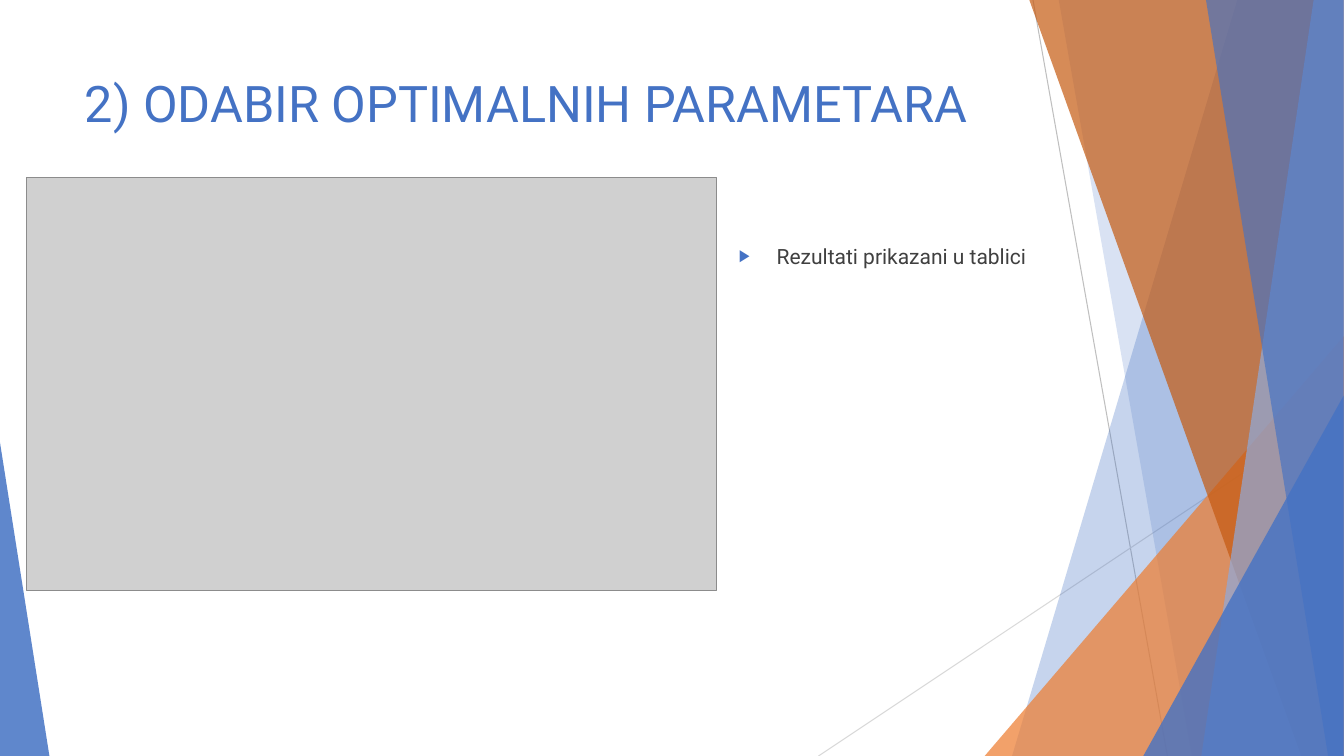
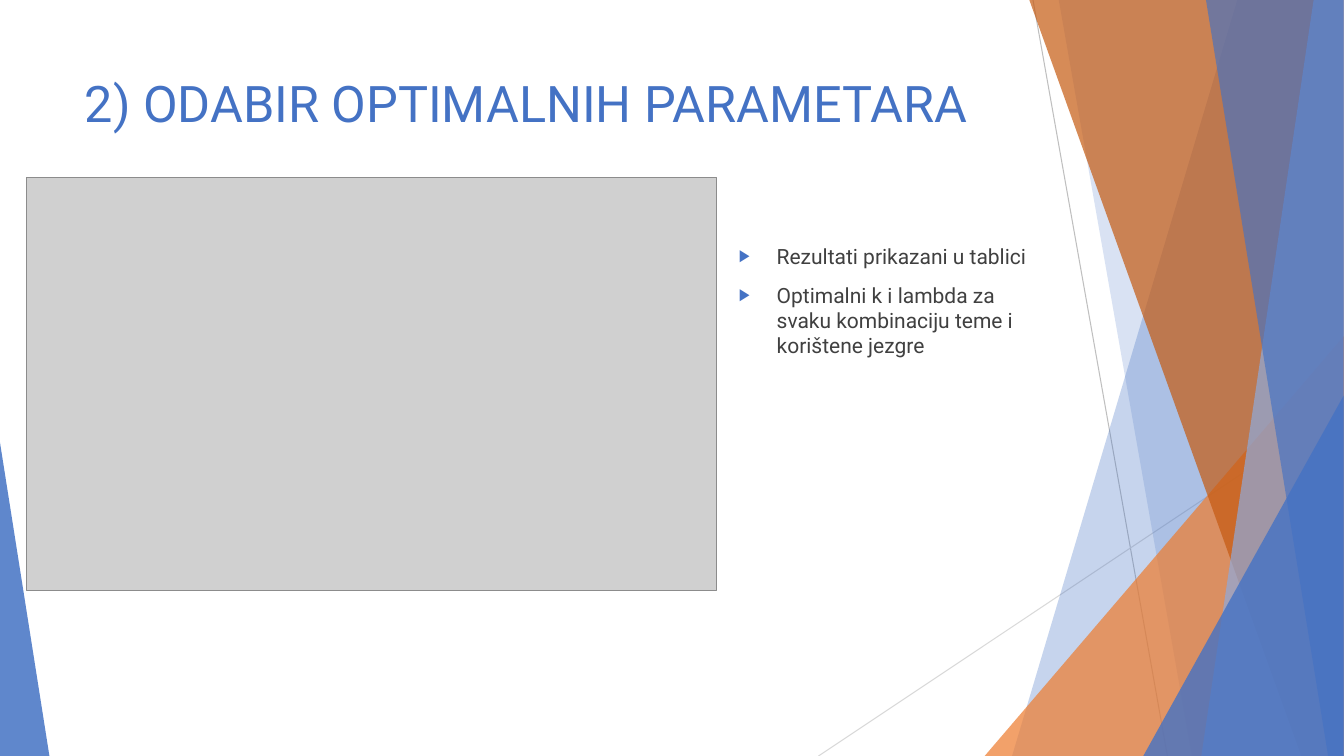
Before and after one commit to majajuric/UUZOP-Text-Classification-using-String-Kernels, a slide deck: slide 10 of UZOP_prezentacija.pptx. Drawn at 1344x756 pixels with LibreOffice and Linux fonts; fonts in the diff are those of the drawing; grey boxes stand for pictures. Boxes give left, top, right and bottom in pixels: in the first picture for what was removed or moved away, otherwise in the second. Text is boxed around its words. In the diff, an @@ line names an element or a change of style, - is before the commit and + after.

```diff
--- a/UZOP_prezentacija.pptx
+++ b/UZOP_prezentacija.pptx
@@ text at [777,287,1013,358]: paragraph added @@
+▶ Optimalni k i lambda za svaku kombinaciju teme i korištene jezgre
```
Also in this commit, not shown: 1 other slide changed, 2 slides added, 1 slide removed.
